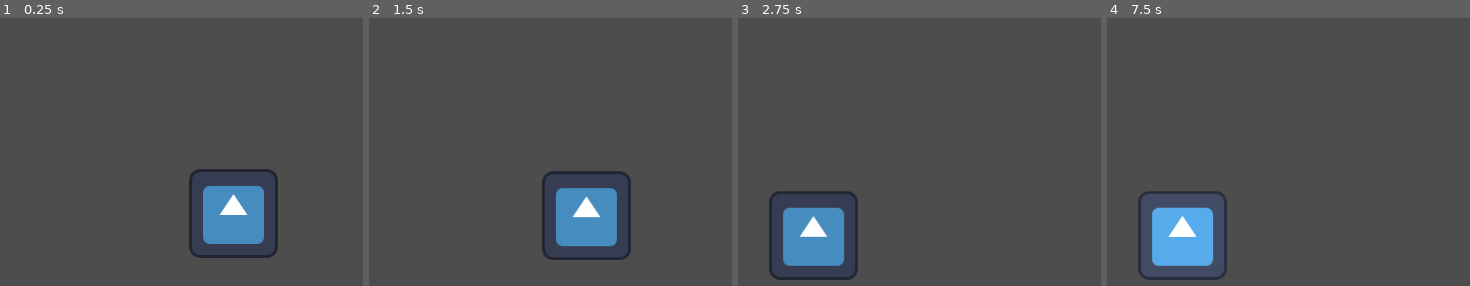
Above: before the commit, frames 1-4 (left to right).
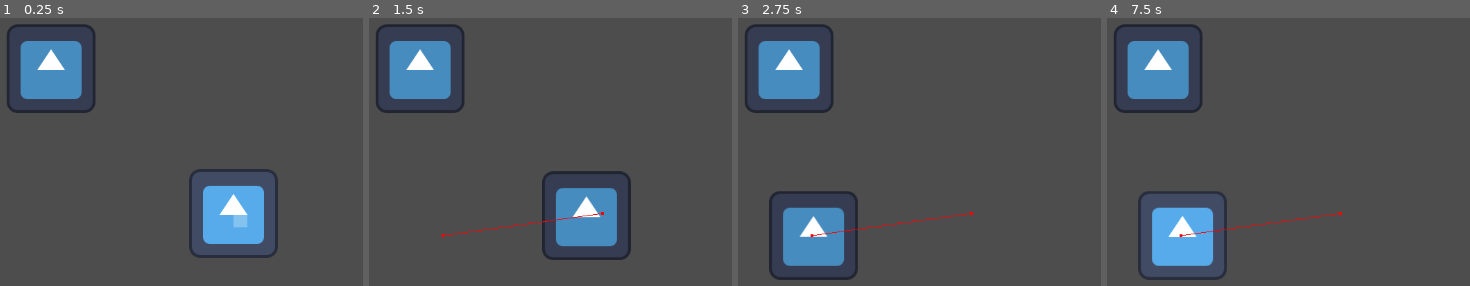
Above: after the commit, the same moments.

Repository: EEGAR1/summer-game-jam
Game: Godot game, scene res://main.tscn
The game is run twice, just before and just after one commit, with the same random seed, the same clock (stepped at 60 frames per second) and the same inputs. The project has no main scene, so this scene is started directly. The engine's default icon, where the game draws it, is replaced by a stand-in: a white triangle on a blue panel in a dark square.
Inputs (mouse positions are in pixels of both pictures, inside the frame that each line leads up to):
- Up to frame 1 (0.25 s): no input
- Up to frame 2 (1.5 s): tap Enter at 0.5 s; press the mouse at (601, 213) at 0.53 s; tap Space at 1.25 s; move the mouse to (441, 235) at 1.27 s; release the mouse at (441, 235) at 1.28 s; click (441, 235) at 1.35 s
- Up to frame 3 (2.75 s): move the mouse to (1050, 114) at 2.02 s; press the mouse at (1050, 114) at 2.03 s
- Up to frame 4 (7.5 s): move the mouse to (outside the picture) at 2.77 s; release the mouse at (outside the picture) at 2.78 s; click (outside the picture) at 2.85 s; tap Enter at 3.5, 5 s; move the mouse to (outside the picture) at 3.52 s; press the mouse at (outside the picture) at 3.53 s; tap Space at 4.25, 5.75 s; move the mouse to (outside the picture) at 4.27 s; release the mouse at (outside the picture) at 4.28 s; click (outside the picture) at 4.35 s; move the mouse to (1379, 213) at 5.02 s; press the mouse at (1379, 213) at 5.03 s; move the mouse to (1219, 101) at 5.77 s; release the mouse at (1219, 101) at 5.78 s; click (1219, 101) at 5.85 s; move the mouse to (outside the picture) at 6.52 s; press the mouse at (outside the picture) at 6.53 s; move the mouse to (1179, 235) at 7.27 s; release the mouse at (1179, 235) at 7.28 s; click (1179, 235) at 7.35 s

The runs differ from the first frame. In frame 1, 8.0% of the frame differs, in the area x 1-73%, y 2-85%; in frame 2, 4.9%; in frame 3, 4.9%; in frame 4, 4.9%.

Commit message:
art, worker selection, navigation

Diff:
--- a/main.tscn
+++ b/main.tscn
@@ -2,14 +2,21 @@
 
 [ext_resource type="Script" uid="uid://c8o6wetbjlfeo" path="res://scripts/person.gd" id="1_0xm2m"]
 [ext_resource type="Texture2D" uid="uid://doq1x2fpw5cvq" path="res://icon.svg" id="2_h2yge"]
+[ext_resource type="Script" uid="uid://btahd0w4pgoqa" path="res://scripts/selection_area.gd" id="3_h2yge"]
 
 [sub_resource type="RectangleShape2D" id="RectangleShape2D_1bvp3"]
 size = Vector2(128, 128)
 
 [sub_resource type="NavigationPolygon" id="NavigationPolygon_lquwl"]
-vertices = PackedVector2Array(572.03906, -316.0625, 574.9531, 351.96094, -607.10156, 348.03125, -548.8281, -323.9297)
-polygons = Array[PackedInt32Array]([PackedInt32Array(0, 1, 2, 3)])
+vertices = PackedVector2Array(512.2969, -256.47656, 514.6875, 291.7578, -541.6797, 288.25, -129, -75, -129, -260.97656, -397, -75, -493.84375, -263.53906, -397, -262.85938)
+polygons = Array[PackedInt32Array]([PackedInt32Array(0, 1, 2, 3), PackedInt32Array(3, 4, 0), PackedInt32Array(5, 3, 2), PackedInt32Array(5, 2, 6, 7)])
 outlines = Array[PackedVector2Array]([PackedVector2Array(-558, -334, 582, -326, 585, 362, -618, 358)])
+agent_radius = 70.0
+
+[sub_resource type="RectangleShape2D" id="RectangleShape2D_h2yge"]
+size = Vector2(128, 128)
+
+[sub_resource type="RectangleShape2D" id="RectangleShape2D_lquwl"]
 
 [node name="Node2D" type="Node2D" unique_id=343001479]
 
@@ -26,9 +33,31 @@
 shape = SubResource("RectangleShape2D_1bvp3")
 
 [node name="NavigationAgent2D" type="NavigationAgent2D" parent="Person" unique_id=536536994]
+avoidance_enabled = true
+debug_enabled = true
 
 [node name="NavigationRegion2D" type="NavigationRegion2D" parent="." unique_id=642799099]
 navigation_polygon = SubResource("NavigationPolygon_lquwl")
 
+[node name="StaticBody2D" type="StaticBody2D" parent="NavigationRegion2D" unique_id=198205666]
+position = Vector2(-263, -209)
+
+[node name="CollisionShape2D" type="CollisionShape2D" parent="NavigationRegion2D/StaticBody2D" unique_id=1932644485]
+shape = SubResource("RectangleShape2D_h2yge")
+
+[node name="Icon" type="Sprite2D" parent="NavigationRegion2D/StaticBody2D" unique_id=1453127406]
+texture = ExtResource("2_h2yge")
+
+[node name="SelectionArea" type="Area2D" parent="." unique_id=849331238]
+script = ExtResource("3_h2yge")
+
+[node name="CollisionShape2D" type="CollisionShape2D" parent="SelectionArea" unique_id=866812360]
+shape = SubResource("RectangleShape2D_lquwl")
+
+[node name="ColorRect" type="ColorRect" parent="SelectionArea" unique_id=2106490611]
+offset_right = 40.0
+offset_bottom = 40.0
+color = Color(1, 1, 1, 0.27058825)
+
 [connection signal="mouse_entered" from="Person" to="Person" method="_on_mouse_entered"]
 [connection signal="mouse_exited" from="Person" to="Person" method="_on_mouse_exited"]
--- /dev/null
+++ b/scripts/selection_area.gd
@@ -0,0 +1,29 @@
+extends Area2D
+
+
+# Called when the node enters the scene tree for the first time.
+func _ready() -> void:
+	pass # Replace with function body.
+
+@onready var collision_shape_2d: CollisionShape2D = $CollisionShape2D
+@onready var color_rect: ColorRect = $ColorRect
+
+# Called every frame. 'delta' is the elapsed time since the previous frame.
+func _process(delta: float) -> void:
+	var col_shape_size = collision_shape_2d.shape.get_rect().size
+	collision_shape_2d.position = col_shape_size / 2.0
+	color_rect.size = col_shape_size
+
+	if Input.is_action_just_pressed("m1"):
+		global_position = get_global_mouse_position()
+		collision_shape_2d.shape.set("size", Vector2.ZERO)
+	elif Input.is_action_pressed("m1"):
+		monitoring = true
+		if (col_shape_size.x * col_shape_size.y) > 500.0: visible = true
+		collision_shape_2d.shape.set("size", get_global_mouse_position() - global_position)
+	elif Input.is_action_just_released("m1"):
+		monitoring = false
+		visible = false
+
+	for person in get_overlapping_bodies().filter(func(x): return x is Person):
+		person.current_state = Person.STATE.SELECTED
Binary file added: art/effects/explosion.png
Not shown, added: art/effects/explosion.png.import
Binary file added: art/effects/gleam.png
Not shown, added: art/effects/gleam.png.import
Binary file added: art/effects/glint.png
Not shown, added: art/effects/glint.png.import
Binary file added: art/effects/impact_green_110x63.png
Not shown, added: art/effects/impact_green_110x63.png.import
Binary file added: art/effects/impact_pink_110x63.png
Not shown, added: art/effects/impact_pink_110x63.png.import
Binary file added: art/effects/slash_22x22.png
Not shown, added: art/effects/slash_22x22.png.import
(and 5 more such lines)
